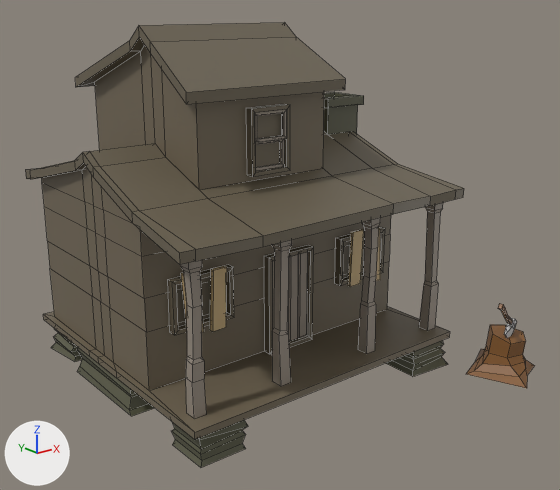
Before and after pictures for a commit that changed the FBX model Assets/Imports/Models/Reworked/tile_spawner_playerhouse.fbx.
Rendered twice from a 50 mm camera at (-0.0348, -0.0452, 0.027) aimed at (-0.0006, -0.0025, 0.0099). Every picture has the same lights, and +X, +Y and +Z are marked at lower left. Mesh edges are drawn as thin lines. Where no turn or scale is listed for an object, it has been applied to the vertices. Vertices at the same position are counted once.

Objects in the first picture: 'LowerLever'.
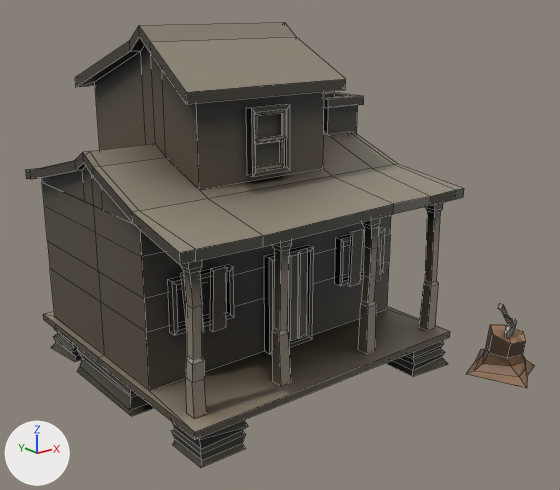
The newer file is also turned or shifted as a whole; pictures and numbers use the older file's frame.

Pixel boxes (x1, y1, x2, y2) of what changed, in the pictures (560 x 490 px; the box of a moved part takes in the faces that stretch with it):
'LowerLever', surface changed, reshaped: (26, 22, 535, 468) in both
part 1 of me_cube_003, moved or reshaped: (42, 51, 358, 439) in both
part 2 of me_cube_003, surface changed: (466, 305, 533, 388) in both
part 3 of me_cube_003, recoloured: (180, 110, 443, 419) in both
part 4 of me_cube_003, recoloured: (52, 92, 444, 468) in both
part 5 of me_cube_003, recoloured (brown to grey): (26, 22, 464, 354) in both
part 6 of me_cube_003, recoloured (brown to black): (181, 227, 380, 332) in both
part 7 of me_cube_003, recoloured: (504, 318, 517, 338) in both
part 8 of me_cube_003, recoloured: (45, 45, 450, 439) in both

The change in detail:
Picture 'playerhouse_mat.png' (img_playerhouse_mat_png) is new.
In material 'treestump' (mat_treestump), base_color is no longer (0.236, 0.1, 0.0248), brown #85592c.
In material 'treestump' (mat_treestump), texture is now set to img_playerhouse_mat_png.
me_cube_003 is used by ob_lowerlever; location (0.0, 0.0, 0.0).
me_cube_003 had 934 vertices, 860 faces and spanned x -0.0141..0.0148, y -0.0166..0.0123, z 0.0001..0.0255.
me_cube_003 now has 926 vertices, 862 faces and spans x -0.0141..0.0148, y -0.0166..0.0123, z 0.0001..0.0255.
Part 1, on me_cube_003:
35 vertices are removed from x -0.0135..0.0092, y -0.0043..0.0111, z 0.0024..0.0211.
106 faces are deleted.
27 vertices are added at x -0.013..0.0092, y -0.0044..0.0111, z 0.014..0.0169.
108 new faces join them.
me_cube_003 part 2: 699 kept faces spanning x -0.0141..0.0148, y -0.0166..0.0123, z 0.0001..0.0255 get new texture (UV) coordinates.
me_cube_003 part 3: 246 faces spanning x -0.0128..0.0096, y -0.0094..0.0116, z 0.0024..0.0248 switch from mat_whitewood (grey #978c80) to mat_treestump (picture img_playerhouse_mat_png).
me_cube_003 part 4: 137 faces spanning x -0.0133..0.0115, y -0.0105..0.0118, z 0.0001..0.0197 switch from mat_chimney (dark yellow #5b5b47) to mat_treestump (picture img_playerhouse_mat_png).
me_cube_003 part 5: 228 faces spanning x -0.0141..0.0101, y -0.0107..0.0123, z 0.0029..0.0255 switch from mat_roof (brown #6b6250) to mat_treestump (picture img_playerhouse_mat_png).
me_cube_003 part 6: 48 faces spanning x -0.0107..0.0073, y -0.0053..0.0121, z 0.0061..0.0106 switch from mat_planks (brown #cbb181) to mat_treestump (picture img_playerhouse_mat_png).
me_cube_003 part 7: 10 faces spanning x 0.0114..0.0132, y -0.0142..-0.0134, z 0.0026..0.0043 switch from mat_axeblade (grey #bebebe) to mat_treestump (picture img_playerhouse_mat_png).
me_cube_003 part 8: 33 faces spanning x -0.0135..0.0097, y -0.0106..0.0123, z 0.0024..0.0248 switch from mat_level_001 (brown #726855) to mat_treestump (picture img_playerhouse_mat_png).
